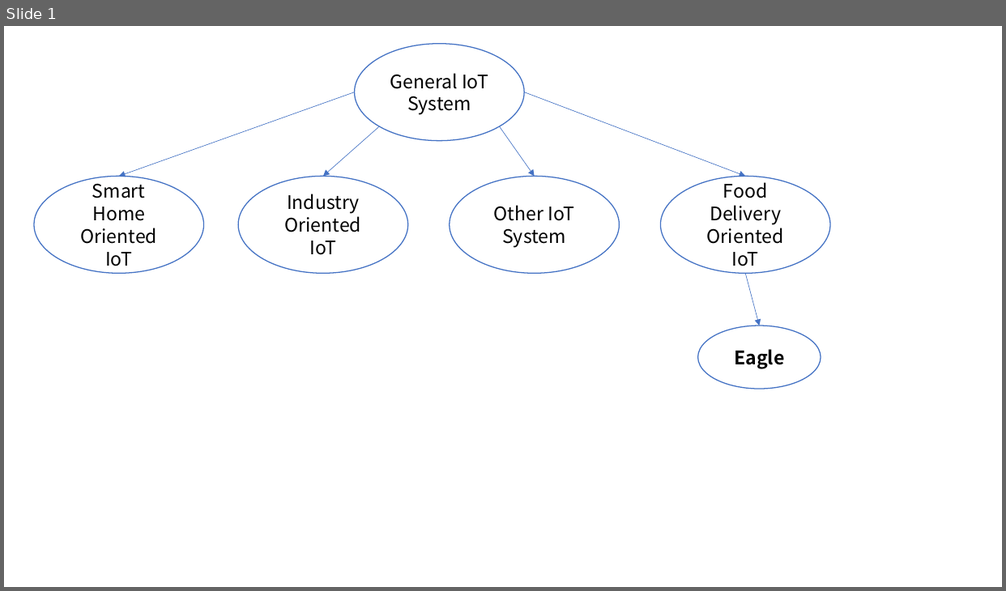
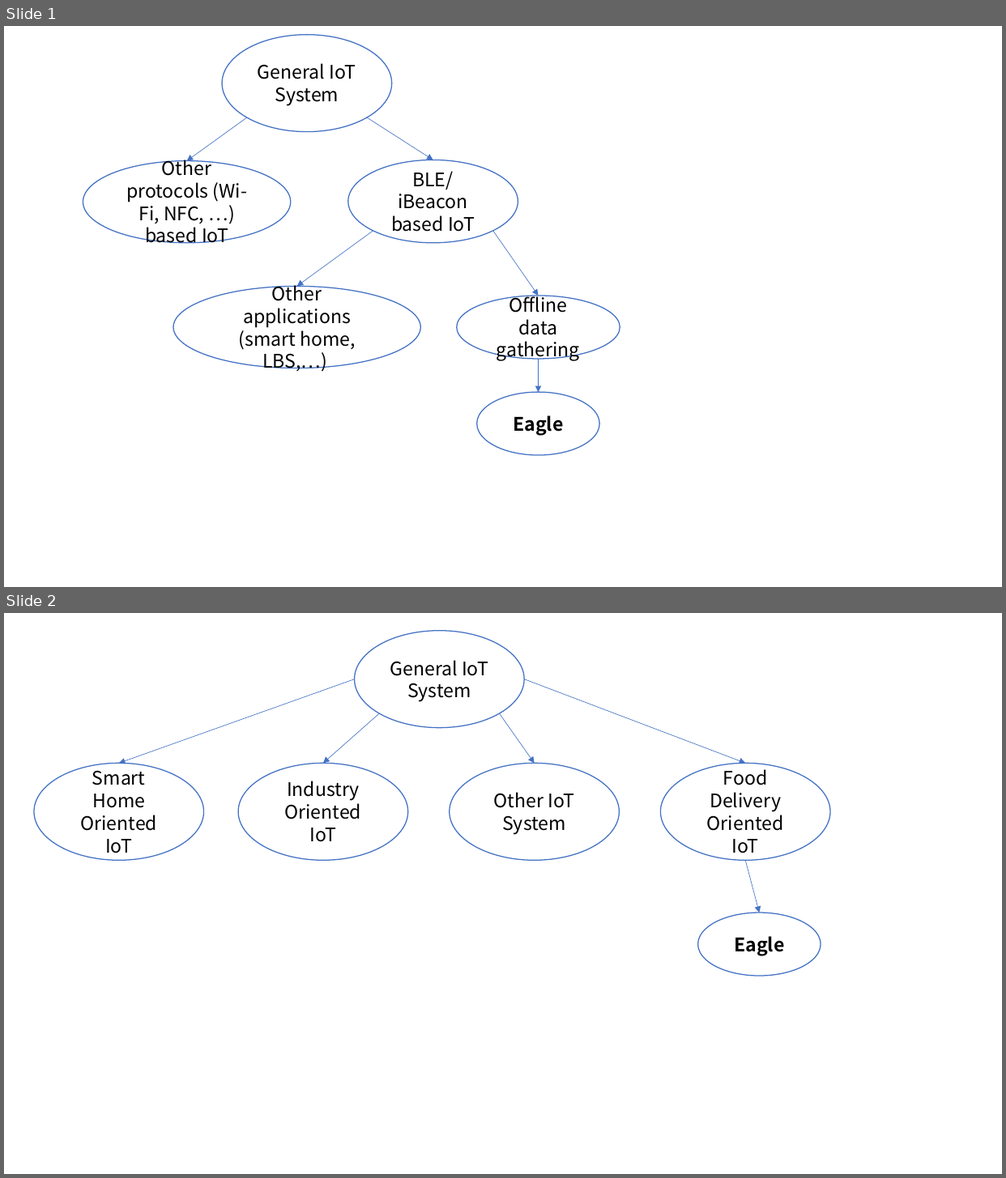
Before and after one commit to dymodi/dymodi.github.io, a slide deck: Research/Paper/Eagle/Figures.pptx. Shown one above the other, each under a label of ours: slide 1 before the commit, slides 1 and 2 after it. The pictures are 1006x591 and 1006x1178 pixels, drawn with LibreOffice and Linux fonts; fonts in the diff are those of the drawing. Boxes give left, top, right and bottom in pixels: in the first picture for what was removed or moved away, otherwise in the second. Text is boxed around its words. In the diff, an @@ line names an element or a change of style, - is before the commit and + after.

```diff
--- a/Research/Paper/Eagle/Figures.pptx
+++ b/Research/Paper/Eagle/Figures.pptx
@@ slide 1 added at [4, 26, 1002, 587], background #FFFFFF @@
@@ ellipse added at [222, 35, 392, 132], fill #FFFFFF, outline #4472C4 1 pt, 18 pt, text #000000 @@
+General IoT System
@@ arrow added from (246, 118) to (187, 160), #4472C4 0.5 pt @@
@@ arrow added from (367, 118) to (433, 160), #4472C4 0.5 pt @@
@@ ellipse added at [83, 160, 290, 243], fill #FFFFFF, outline #4472C4 1 pt, 18 pt, text #000000 @@
+Other protocols (Wi-Fi, NFC, …) based IoT
@@ ellipse added at [348, 160, 518, 243], fill #FFFFFF, outline #4472C4 1 pt, 18 pt, text #000000 @@
+BLE/iBeacon based IoT
@@ arrow added from (373, 231) to (296, 287), #4472C4 0.5 pt @@
@@ arrow added from (493, 231) to (539, 296), #4472C4 0.5 pt @@
@@ ellipse added at [173, 287, 420, 369], fill #FFFFFF, outline #4472C4 1 pt, 18 pt, text #000000 @@
+Other applications (smart home, LBS,…)
@@ ellipse added at [457, 296, 620, 358], fill #FFFFFF, outline #4472C4 1 pt, 18 pt, text #000000 @@
+Offline data gathering
@@ arrow added from (539, 359) to (539, 392), #4472C4 0.5 pt @@
@@ ellipse added at [477, 392, 600, 455], fill #FFFFFF, outline #4472C4 1 pt, 18 pt, text #000000, bold @@
+Eagle
@@ what was slide 1 is now slide 2 @@
```
Also in this commit, not shown: 1 slide removed, 1 other file.
